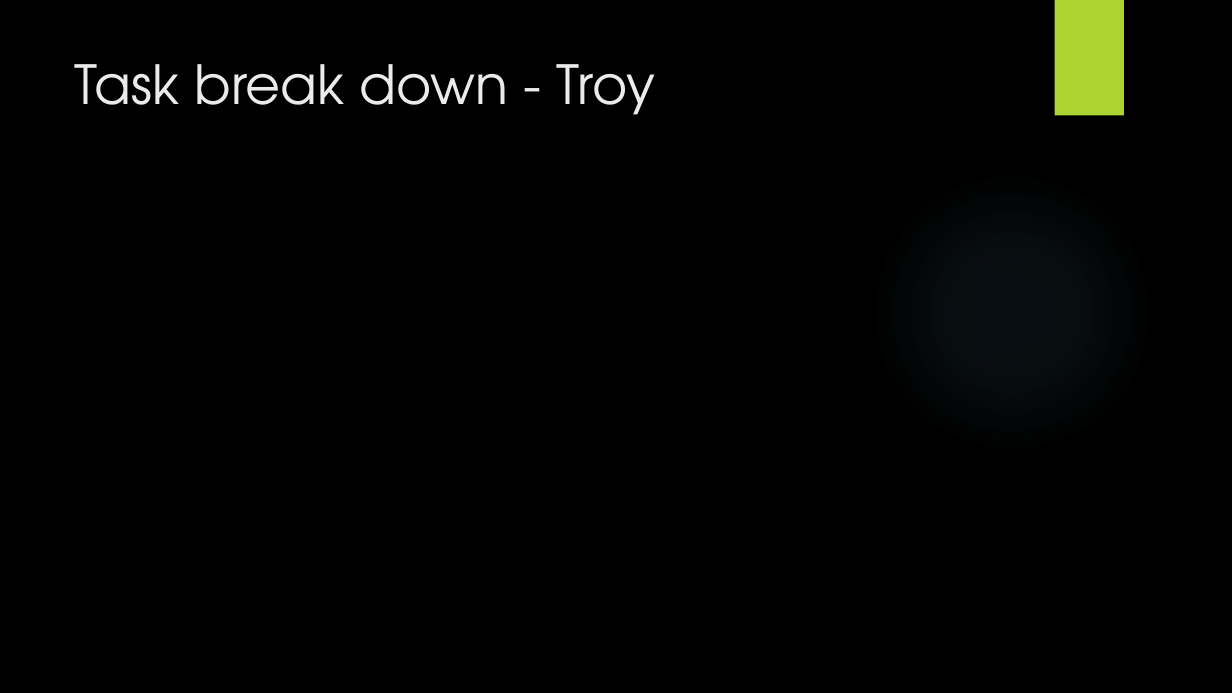
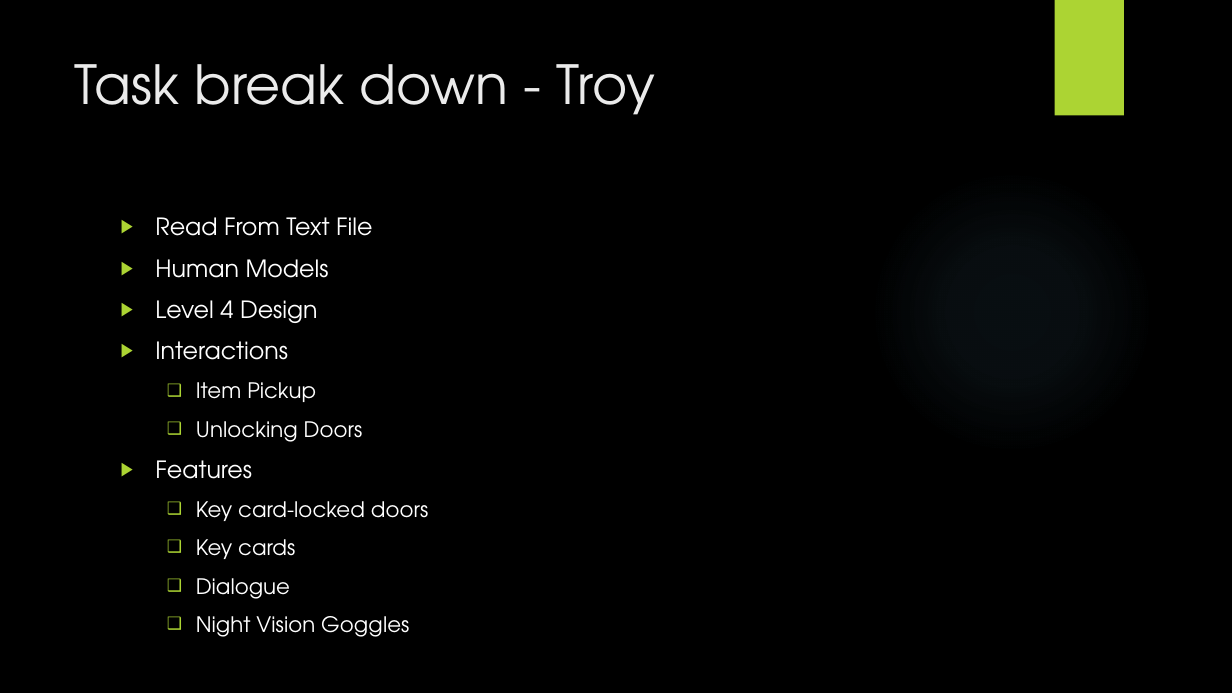
Before and after one commit to M4A1CID/Team-E-Studio-Project-3, a slide deck: slide 12 of State Penitentiary 3.pptx. Drawn at 1232x693 pixels with LibreOffice and Linux fonts; fonts in the diff are those of the drawing; background and template pictures are left out. Boxes give left, top, right and bottom in pixels: in the first picture for what was removed or moved away, otherwise in the second. Text is boxed around its words. In the diff, an @@ line names an element or a change of style, - is before the commit and + after.

Commit message:
Shifted NV UI Upwards Modified Troy's ppt slide

```diff
--- a/State Penitentiary 3.pptx
+++ b/State Penitentiary 3.pptx
@@ text added at [155,217,429,637], 16.6 pt, text #FFFFFF @@
+▶ Read From Text File
+▶ Human Models
+▶ Level 4 Design
+▶ Interactions
+  ❑ Item Pickup
+  ❑ Unlocking Doors
+▶ Features
+  ❑ Key card-locked doors
+  ❑ Key cards
+  ❑ Dialogue
+  ❑ Night Vision Goggles
```
Also in this commit, not shown: 1 other slide changed, 2 other files.
